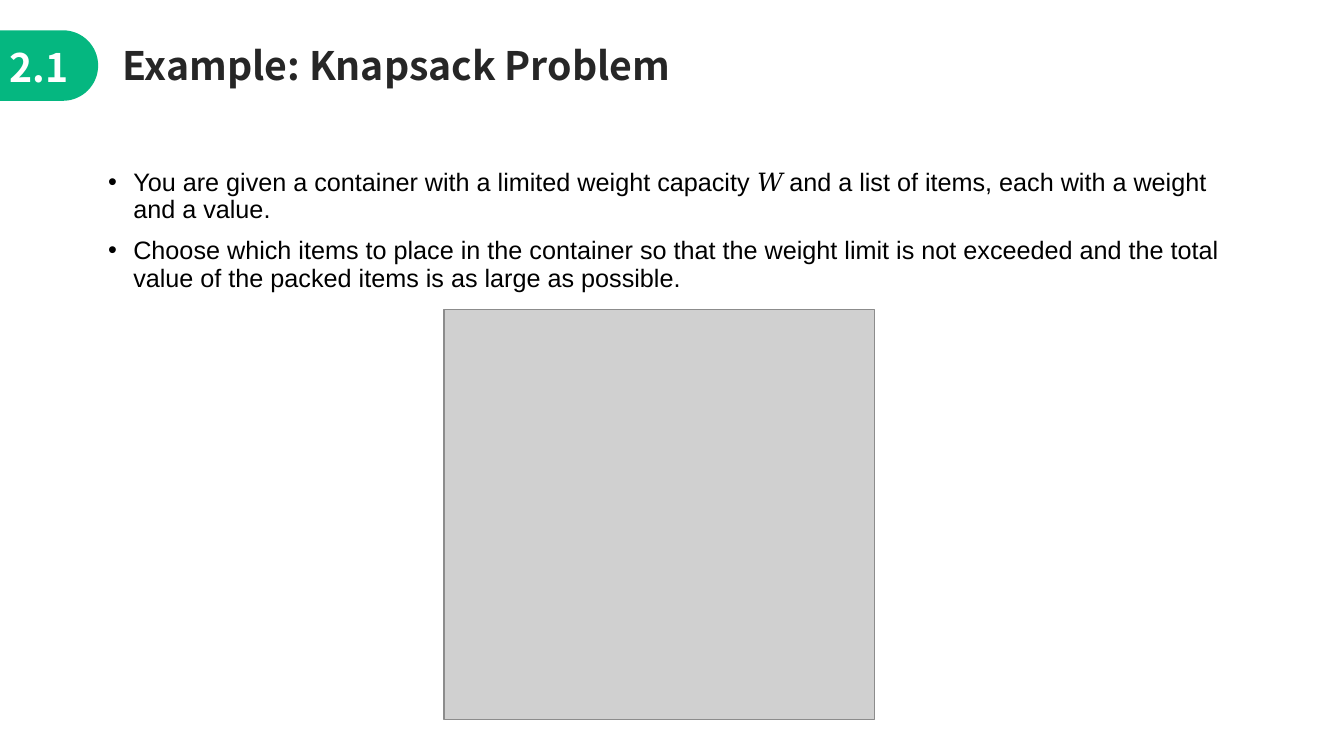
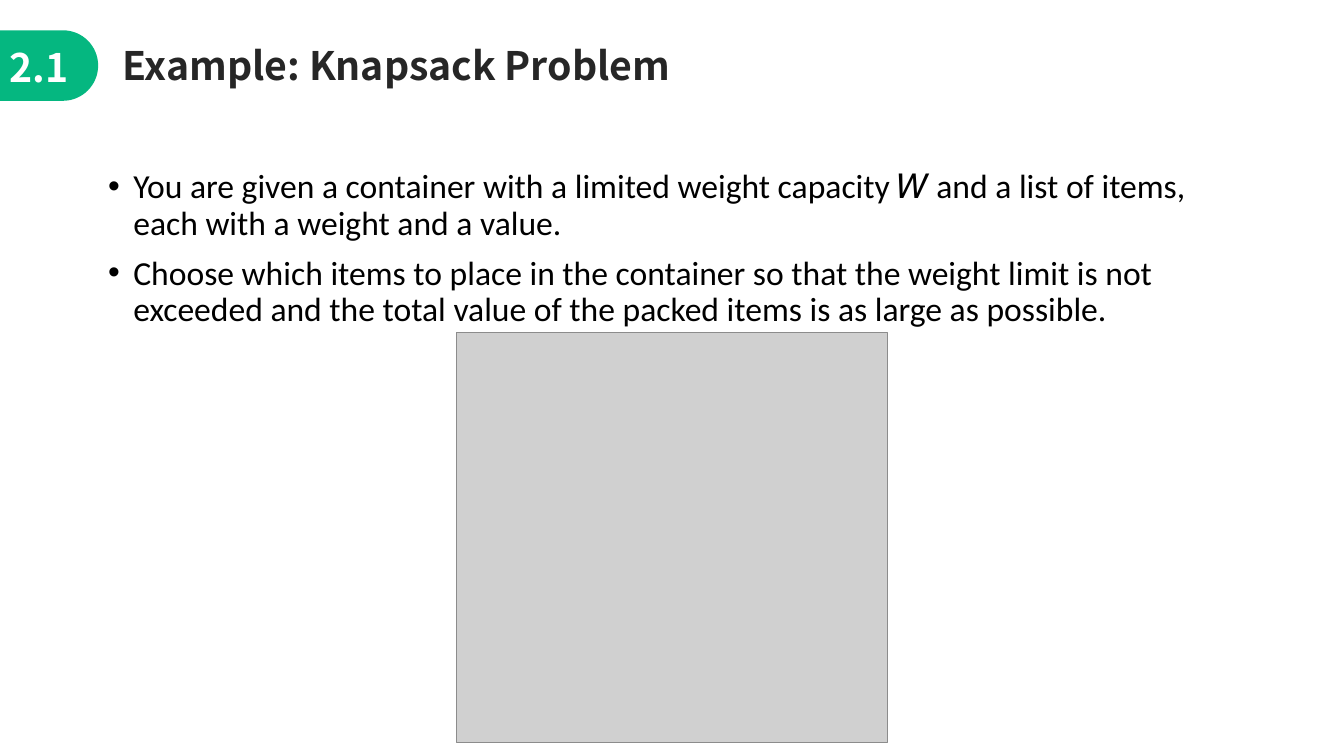
Before and after one commit to jimmyyih518/DSA2022Fall, a slide deck: slide 11 of week8/week8_slides.pptx (slide 10 before the commit). Drawn at 1344x756 pixels with LibreOffice and Linux fonts; fonts in the diff are those of the drawing; grey boxes stand for pictures. Boxes give left, top, right and bottom in pixels: in the first picture for what was removed or moved away, otherwise in the second. Text is boxed around its words. In the diff, an @@ line names an element or a change of style, - is before the commit and + after.

```diff
--- a/week8/week8_slides.pptx
+++ b/week8/week8_slides.pptx
@@ text "You are given a container ..." at (x1=133, y1=173, x2=1186, y2=327): size 18 to 24 pt, font Arial to Calibri; font Times New Roman to Calibri in "𝑊" @@
@@ picture moved from (x1=445, y1=310, x2=875, y2=719) to (x1=457, y1=333, x2=887, y2=742) @@
```
Also in this commit, not shown: 16 other slides changed, 3 slides added, 17 other files.
